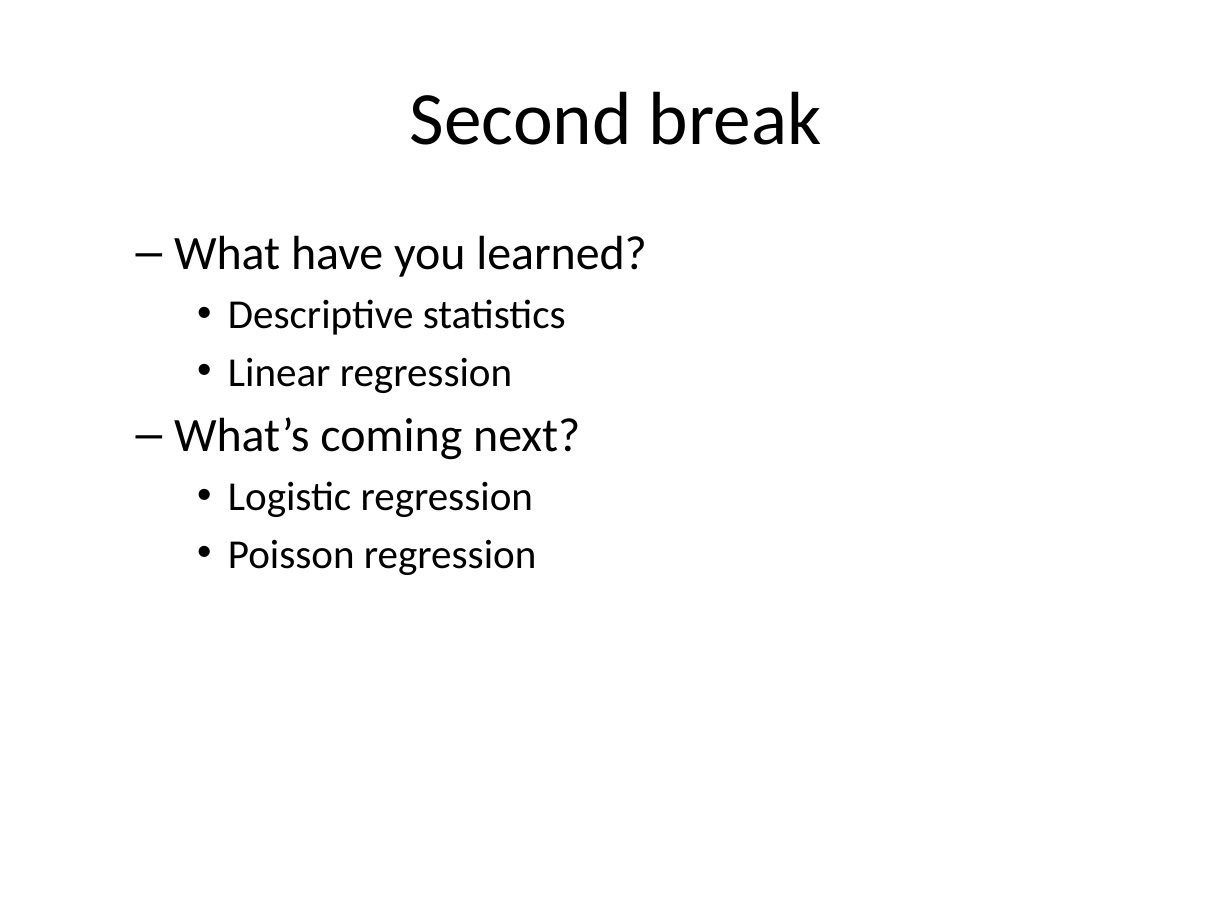
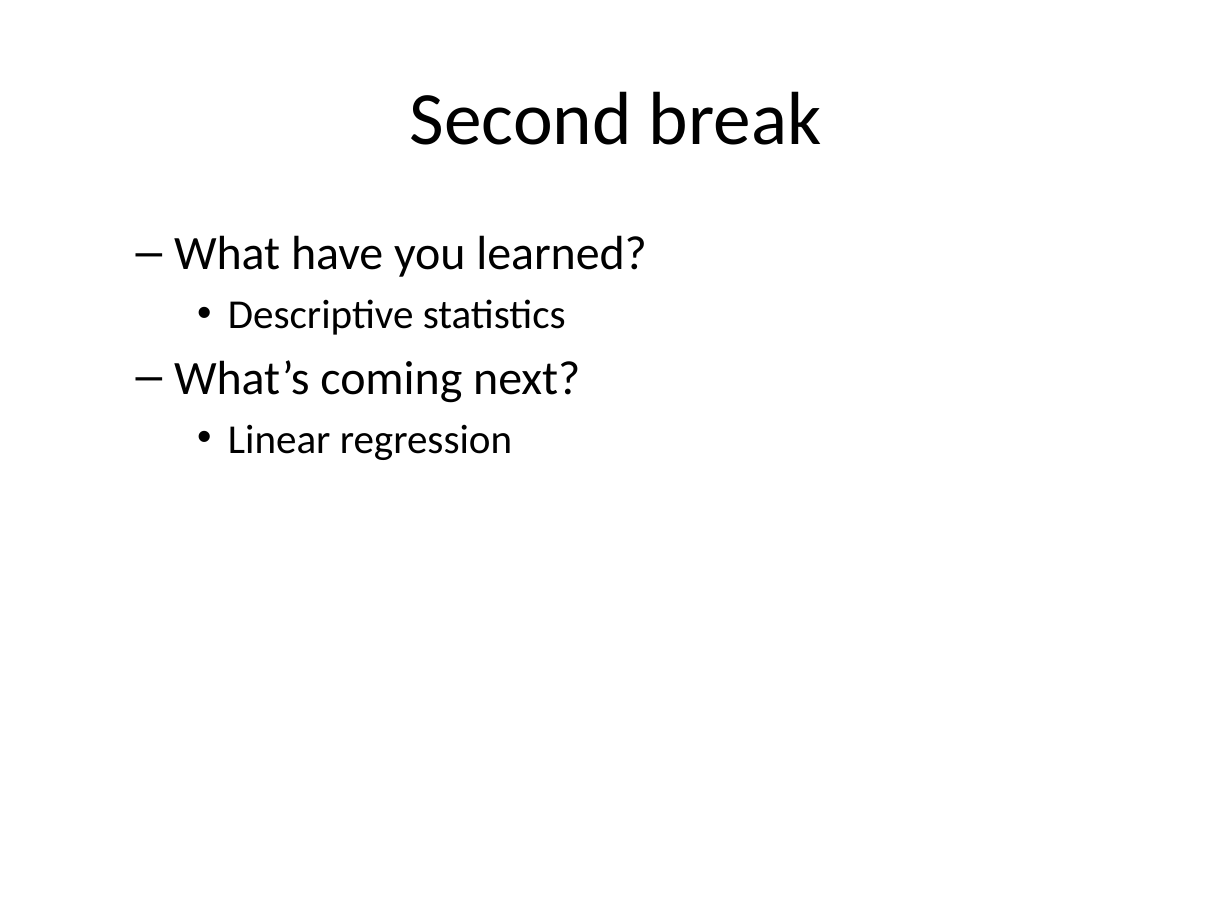
Before and after one commit to classes-medb/5510, a slide deck: slide 42 of src/video-13-statistical-models.pptx (slide 44 before the commit). Drawn at 1232x924 pixels with LibreOffice and Linux fonts; fonts in the diff are those of the drawing. Boxes give left, top, right and bottom in pixels: in the first picture for what was removed or moved away, otherwise in the second. Text is boxed around its words. In the diff, an @@ line names an element or a change of style, - is before the commit and + after.

```diff
--- a/src/video-13-statistical-models.pptx
+++ b/src/video-13-statistical-models.pptx
@@ text at [174,360,580,403]: paragraph added @@
+  – What’s coming next?
@@ text at [174,417,580,575]: paragraphs removed @@
-  – What’s coming next?
-    • Logistic regression
-    • Poisson regression
```
Also in this commit, not shown: 23 other slides changed, 22 slides added, 11 slides removed, 4 other files.
